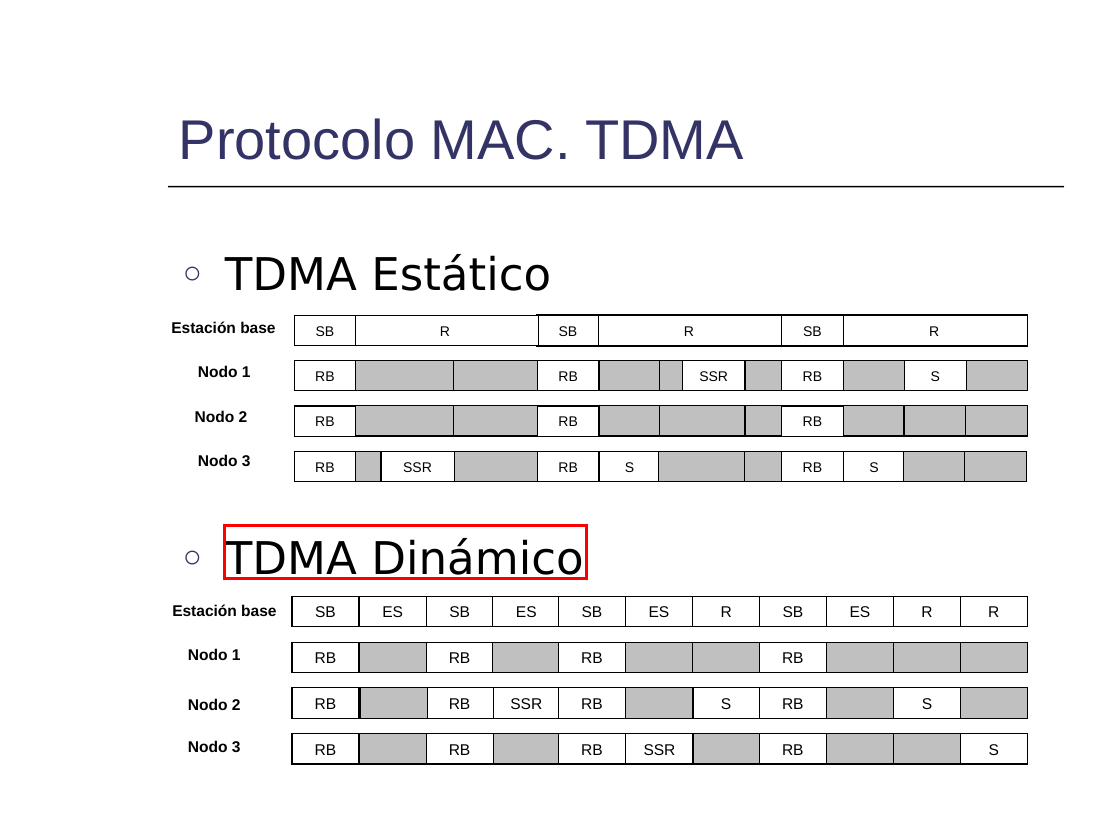
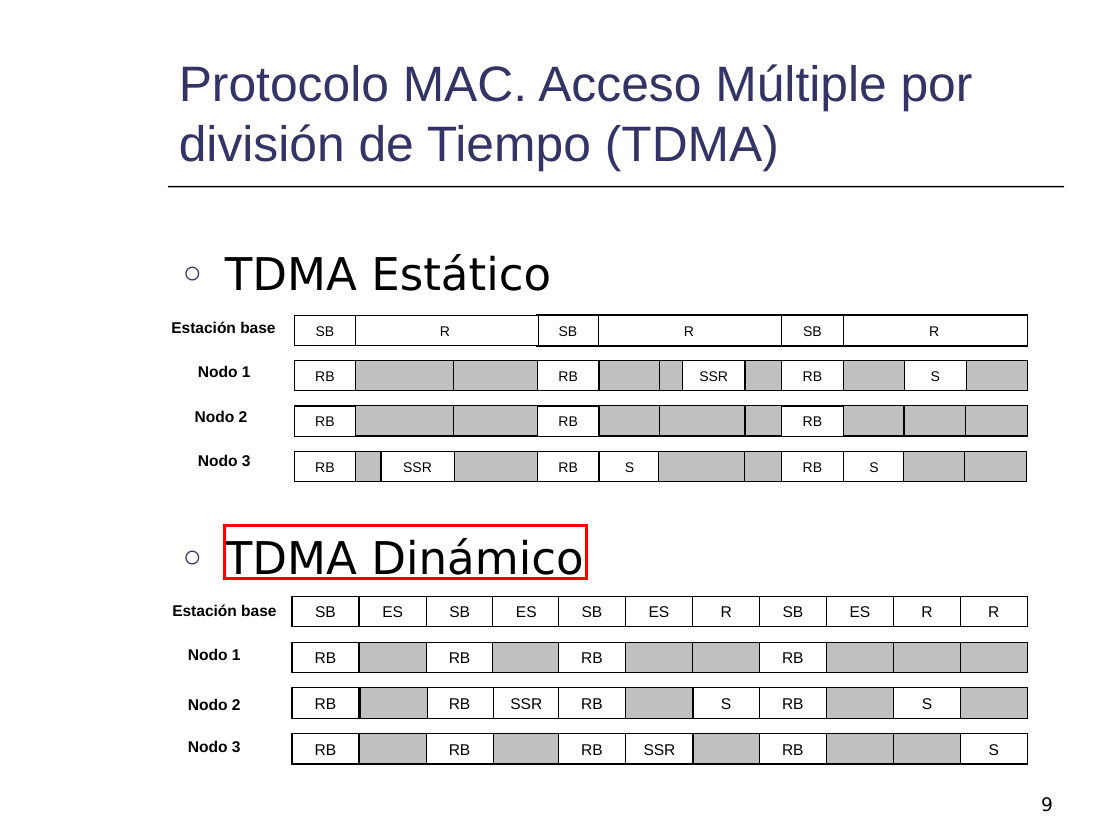
Before and after one commit to mmja/redsensores, a slide deck: slide 9 of Memoria/Consumo.ppt (slide 8 before the commit). Drawn at 1120x840 pixels with LibreOffice and Linux fonts; fonts in the diff are those of the drawing. Boxes give left, top, right and bottom in pixels: in the first picture for what was removed or moved away, otherwise in the second. Text is boxed around its words. In the diff, an @@ line names an element or a change of style, - is before the commit and + after.

```diff
--- a/Memoria/Consumo.ppt
+++ b/Memoria/Consumo.ppt
@@ title at bbox=[179, 64, 973, 171]: text changed; size 36 to 32 pt @@
-Protocolo MAC. TDMA
+Protocolo MAC. Acceso Múltiple por división de Tiempo (TDMA)
@@ page number added at bbox=[1041, 797, 1053, 812], 12 pt, text #000000 @@
+9
```
Also in this commit, not shown: 14 other slides changed, 5 slides added, 1 slide removed.
